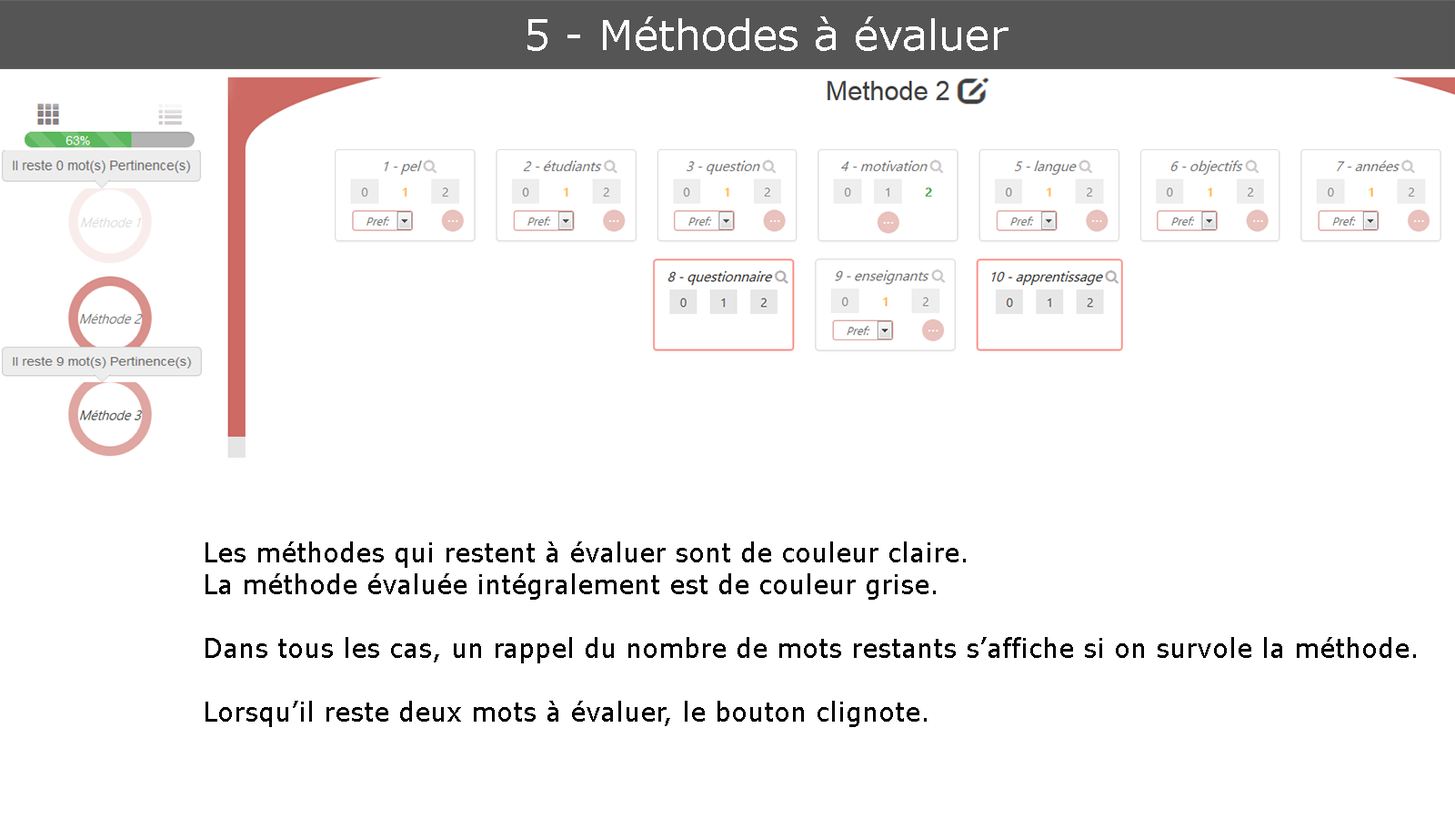
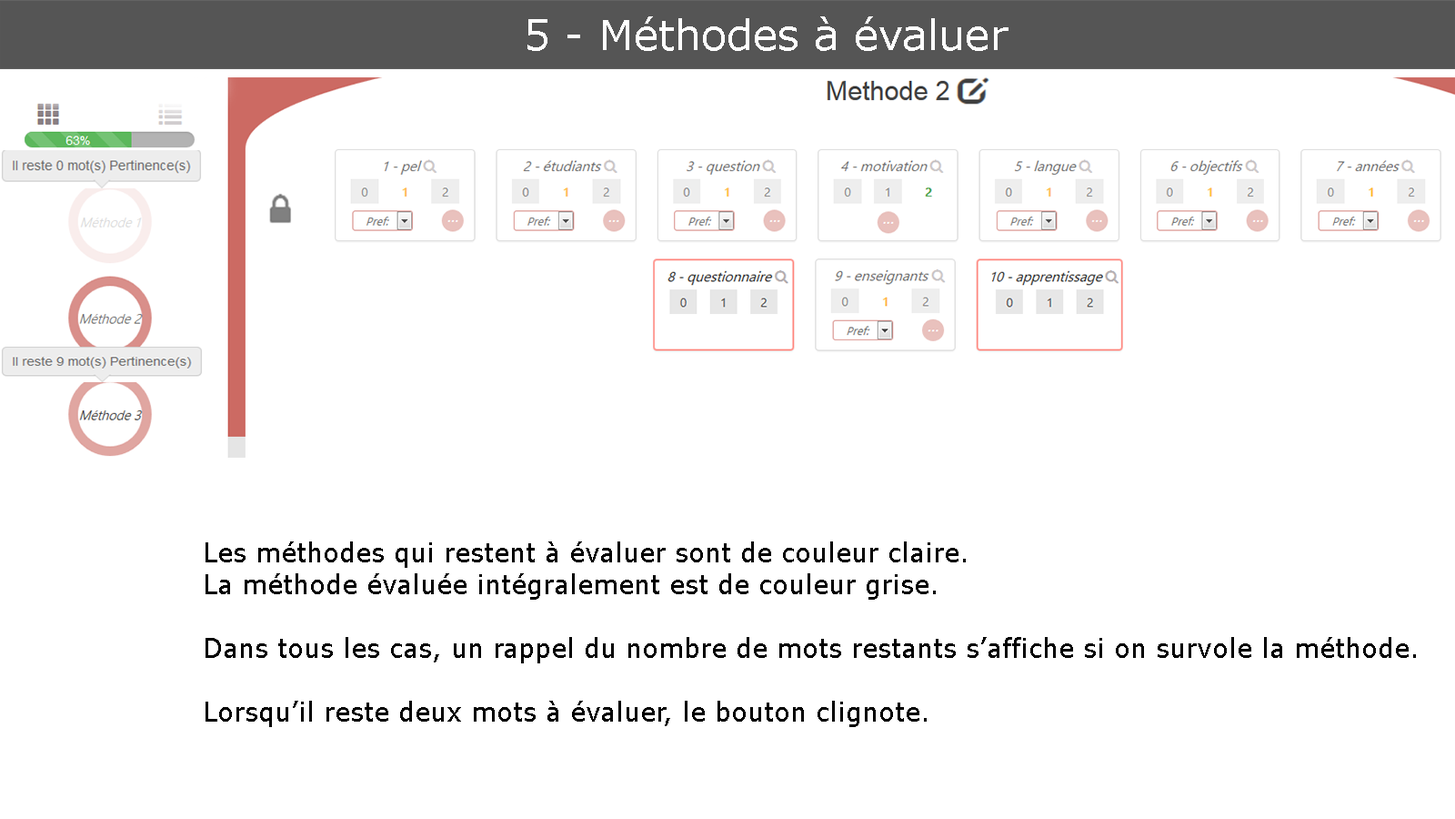
The second 1455 × 819 image is a revision of the first. Changes to its layers:
added layer "verrou" above "repercussionAutoScoreCommentaire" over (x1=269, y1=192, x2=292, y2=224)
